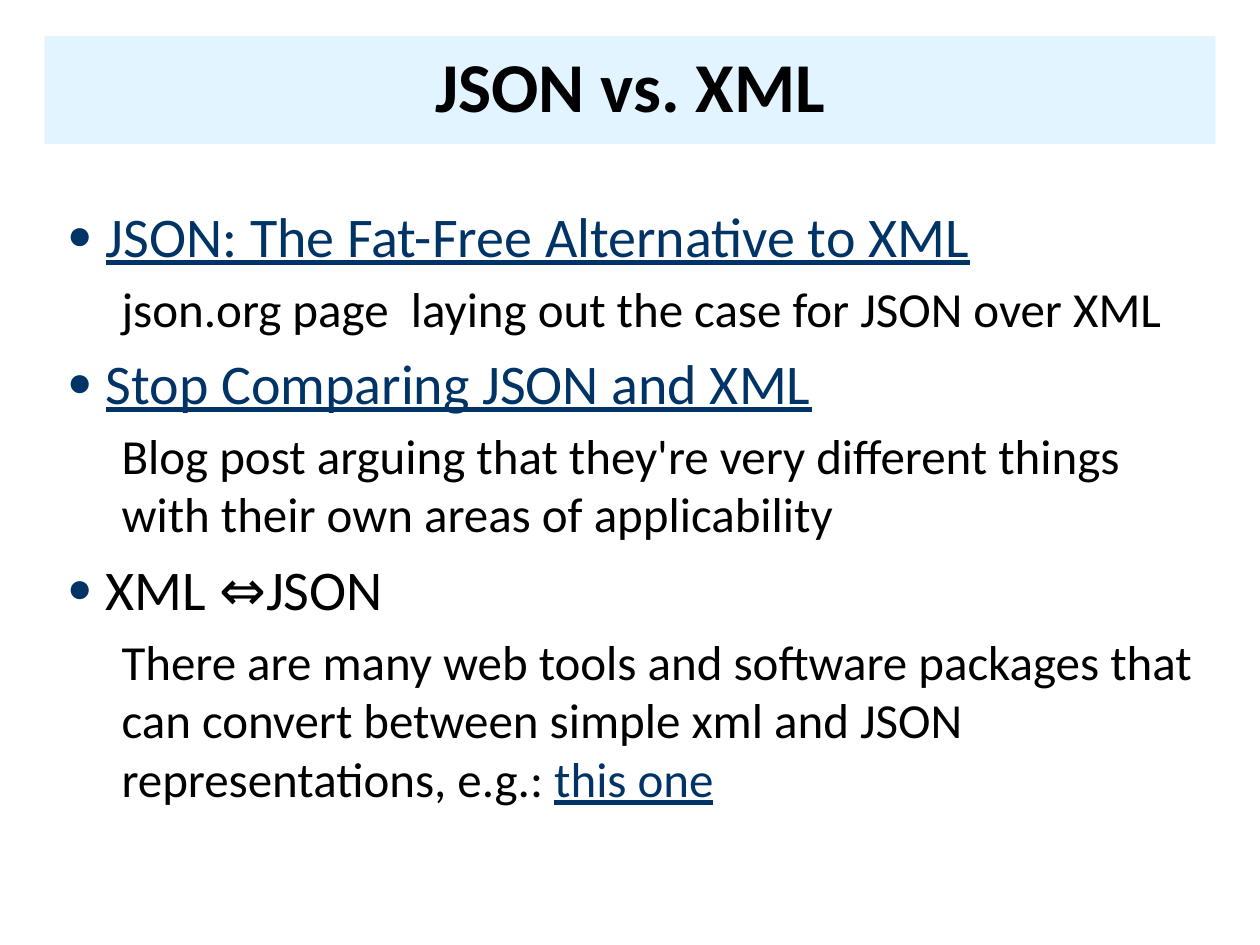
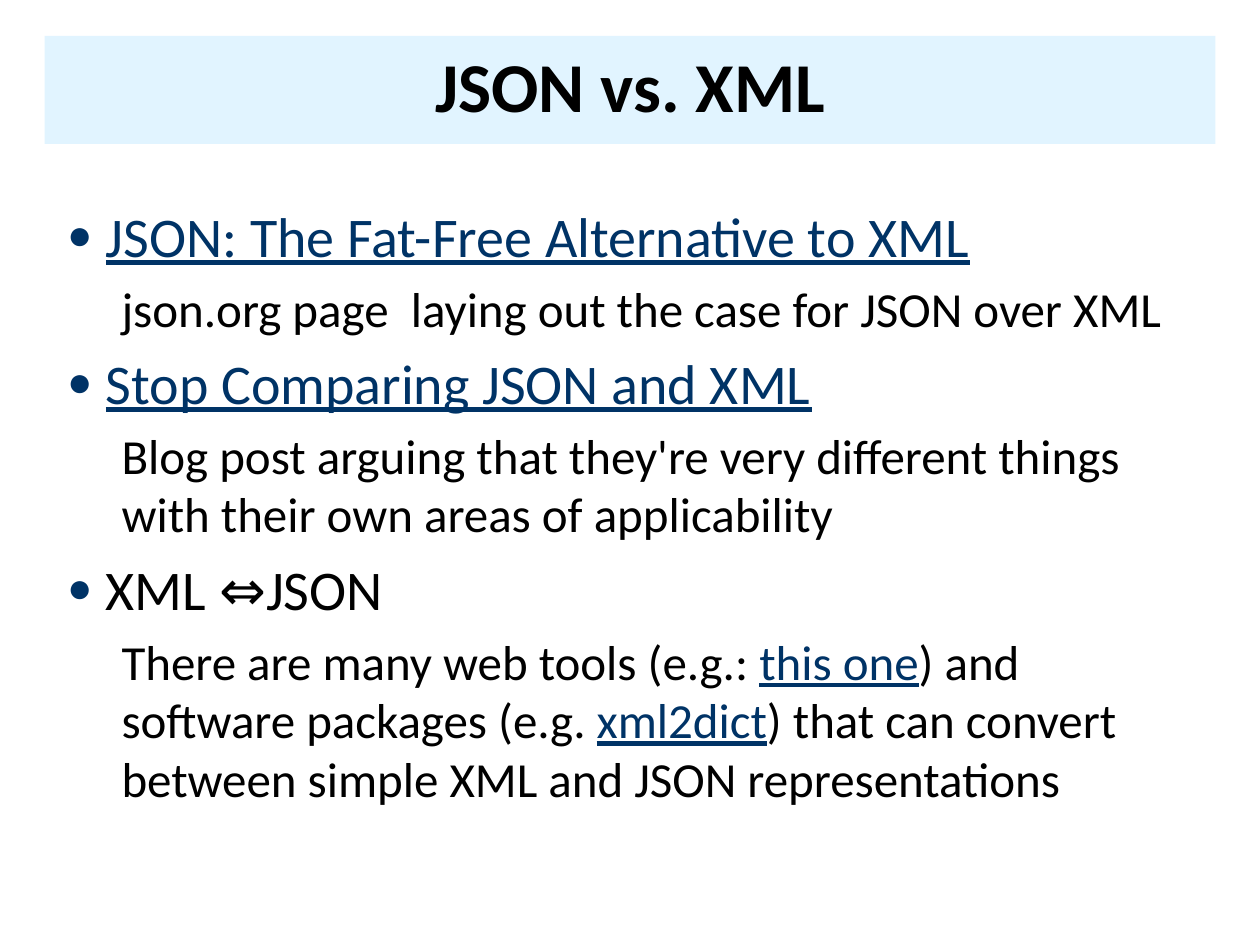
Before and after one commit to UMBC-CMSC-491-691-F19-Knowledge-Graphs/class_material, a slide deck: slide 12 of notes/03_xml/03json.pptx. Drawn at 1260x945 pixels with LibreOffice and Linux fonts; fonts in the diff are those of the drawing. Boxes give left, top, right and bottom in pixels: in the first picture for what was removed or moved away, otherwise in the second. Text is boxed around its words. In the diff, an @@ line names an element or a change of style, - is before the commit and + after.

```diff
--- a/notes/03_xml/03json.pptx
+++ b/notes/03_xml/03json.pptx
@@ text at [122,644,1116,805]: text changed @@
-  There are many web tools and software packages that can convert between simple xml and JSON representations, e.g.: this one
+  There are many web tools (e.g.: this one) and software packages (e.g. xml2dict) that can convert between simple XML and JSON representations
```
Also in this commit, not shown: 1 other slide changed, 1 slide added, 19 other files.
